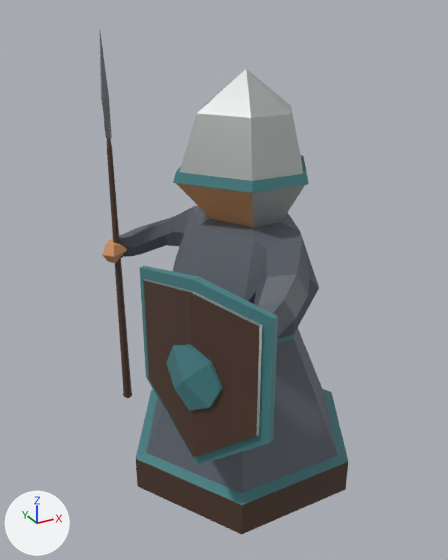
One commit to the glTF model assets/modelos/piezas/pieza1B.glb: the scene before it, then after it.
Rendered twice from a 50 mm lens placed at (-1.19, -2.01, 1.88), pointed at (-0.07, 0.04, 0.86). Lighting does not change. The marker at lower left points along +X, +Y and +Z. The first picture is the older version. Vertices at exactly the same position are counted once.

Names of what the first picture shows: 'Cubo', 'Cubo.015', 'Círculo.001'.
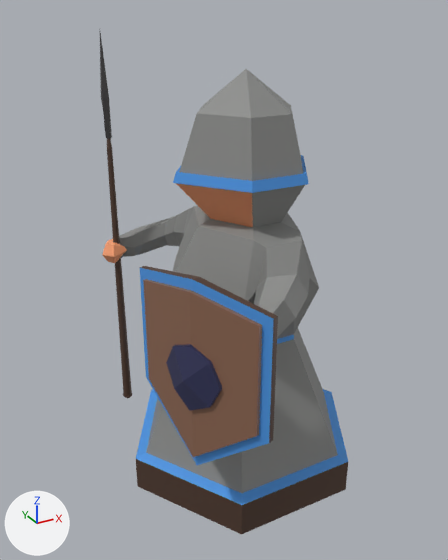
Patch to the scene script:
```diff
--- a/assets/modelos/piezas/pieza1B.glb.py
+++ b/assets/modelos/piezas/pieza1B.glb.py
@@ img_paleta @@
+img_paleta = load_image('paleta', '_unpacked/paleta', 1000, 1000, 'sRGB')
@@ mat_todo_plano @@
+mat_todo_plano = principled_material('todo_plano')
+mat_todo_plano.texture = img_paleta
@@ me_cubo @@
 me_cubo.from_pydata(...)  # 50 vertices, 96 faces; spans x -0.491..-0.27, y -0.663..-0.105, z 0.371..1.1
 # used by ob_cubo; location = (0.0, 0.0, 0.0)
+# me_cubo part 1: 16 faces spanning x -0.491..-0.307, y -0.634..-0.148, z 0.419..1.062 switch from mat_metal (light grey #c9cdcb) to mat_todo_plano (picture img_paleta)
+# me_cubo part 2: 16 faces spanning x -0.491..-0.32, y -0.634..-0.153, z 0.419..1.062 switch from mat_vigas (brown #503a2e) to mat_todo_plano (picture img_paleta)
+# me_cubo part 3: 64 faces spanning x -0.487..-0.27, y -0.663..-0.105, z 0.371..1.1 switch from mat_lineas_de_team (cyan #458186) to mat_todo_plano (picture img_paleta)
@@ me_cubo_001 @@
 me_cubo_001.from_pydata(...)  # 269 vertices, 530 faces; spans x -0.34..-0.29, y 0.58..0.69, z 0.01..1.81
 # used by ob_cubo_015; location = (0.0, 0.0, 0.0)
+# me_cubo_001 part 4: all 22 faces that had it switch from mat_metal_de_espadas (grey #98969d) to mat_todo_plano (picture img_paleta)
 me_cubo_001.materials.append(mat_metal)
@@ me_círculo @@
 me_círculo.from_pydata(...)  # 205 vertices, 406 faces; spans x -0.51..0.51, y -0.47..0.71, z 0.0..1.68
 # used by ob_círculo_001; location = (0.0, 0.0, 0.0)
+# me_círculo part 5: 236 faces spanning x -0.46..0.46, y -0.47..0.71, z 0.16..1.14 switch from mat_peon (dark grey #5c616b) to mat_todo_plano (picture img_paleta)
+# me_círculo part 6: 30 faces spanning x -0.51..0.51, y -0.44..0.44, z 0.0..1.68 switch from mat_metal (light grey #c9cdcb) to mat_todo_plano (picture img_paleta)
+# me_círculo part 7: 68 faces spanning x -0.41..-0.06, y -0.47..0.69, z 0.7..1.3 switch from mat_piel (orange #d69968) to mat_todo_plano (picture img_paleta)
+# me_círculo part 8: 60 faces spanning x -0.51..0.51, y -0.44..0.44, z 0.15..1.34 switch from mat_lineas_de_team (cyan #458186) to mat_todo_plano (picture img_paleta)
+# me_círculo part 9: 12 faces spanning x -0.51..0.51, y -0.44..0.44, z 0.0..0.15 switch from mat_vigas (brown #503a2e) to mat_todo_plano (picture img_paleta)
```

Pixel boxes [x1, y1, x2, y2] of what changed, in the pictures (448 x 560 px):
part 1 of me_cubo, recoloured: [144, 279, 262, 436] in both
part 2 of me_cubo, recoloured (lighter): [143, 280, 259, 457] in both
part 3 of me_cubo, recoloured: [139, 266, 278, 465] in both
part 4 of me_cubo_001, recoloured (darker): [100, 36, 112, 139] in both
part 5 of me_círculo, recoloured (lighter): [119, 206, 338, 493] in both
part 6 of me_círculo, recoloured (darker): [179, 69, 305, 227] in both
part 7 of me_círculo, recoloured: [102, 184, 253, 263] in both
part 8 of me_círculo, recoloured: [136, 155, 348, 505] in both
part 9 of me_círculo, edited (looks the same): [136, 459, 348, 534] in both
